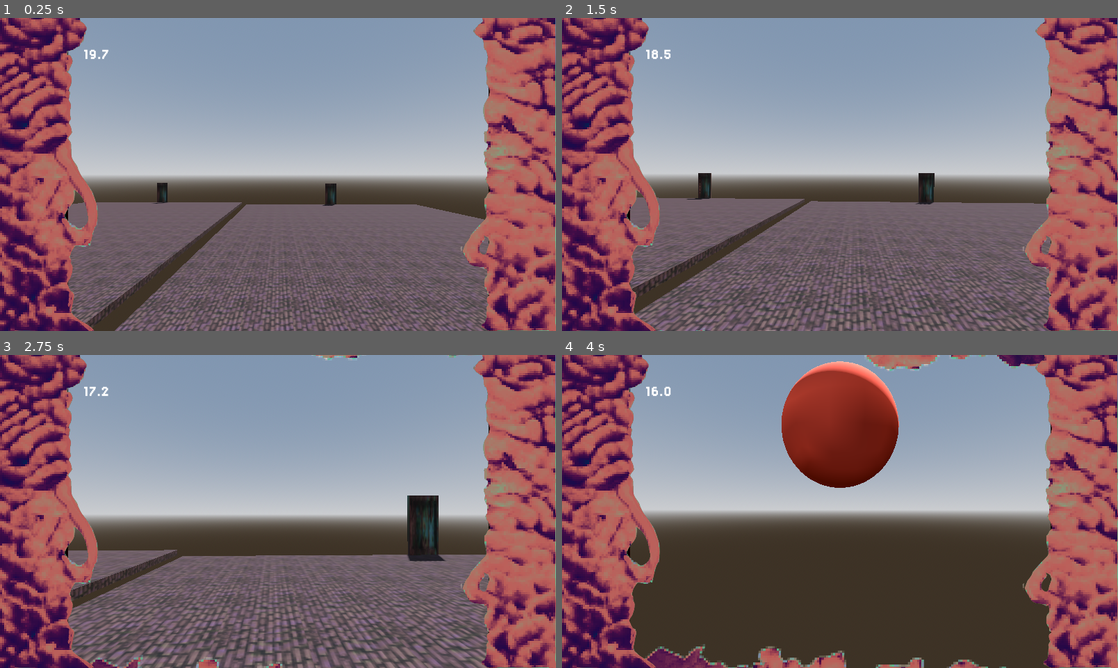
Above: before the commit, frames 1-4 (two rows, left to right).
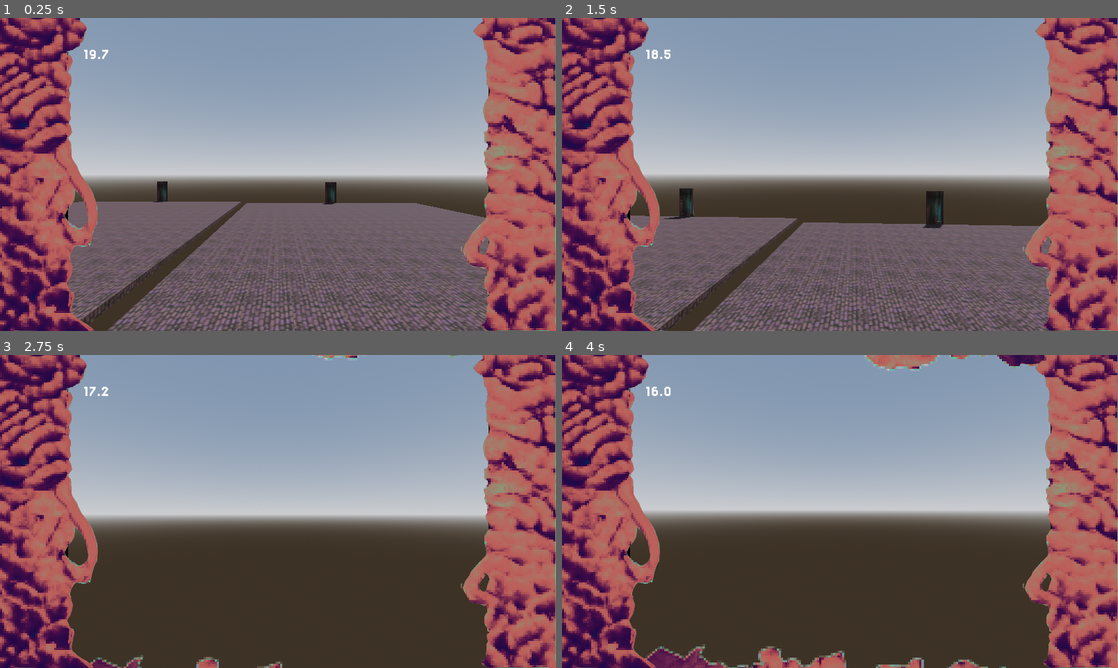
Above: after the commit, the same moments.

Repository: slop-inc/algebra-game-jam
Game: Godot game, scene res://scenes/enemy/enemy_room_test.tscn
Two runs of this game, one before a commit and one after it. Both use one fixed random seed, a clock stepped at 60 frames per second and the inputs below. This scene is started directly instead of the project's main scene.
Inputs (mouse positions are in pixels of both pictures, inside the frame that each line leads up to):
- Up to frame 1 (0.25 s): no input
- Up to frame 2 (1.5 s): tap Enter at 0.5 s; move the mouse to (867, 174) at 0.52 s; hold W (up_move) from 0.53 s (still down); tap Space (jump) at 0.6, 0.77, 1.07 s; click (867, 174) at 0.67 s; move the mouse to (812, 174) at 1.27 s; tap Shift (dash) at 1.35 s
- Up to frame 3 (2.75 s): keep holding W (up_move); tap Space (jump) at 1.52, 1.55, 1.82, 2.3 s; move the mouse to (289, 505) at 2.02 s; right-click (289, 505) at 2.1 s
- Up to frame 4 (4 s): keep holding W (up_move); move the mouse to (834, 517) at 2.77 s; click (834, 517) at 2.85 s; tap Space (jump) at 3.02, 3.05, 3.32, 3.77, 3.8 s; move the mouse to (878, 514) at 3.52 s; tap E (shoot) at 3.6 s

The runs differ from the first frame. In frame 1, 5.6% of the frame differs, in the area x 12-88%, y 52-100%; in frame 2, 13%; in frame 3, 26%, in the area x 12-88%, y 44-100%; in frame 4, 6.7%.

Commit message:
player movement new

Diff:
--- a/project.godot
+++ b/project.godot
@@ -92,6 +92,7 @@
 [physics]
 
 3d/physics_engine="Jolt Physics"
+3d/default_gravity=15.0
 
 [rendering]
 
--- a/scenes/player_movement_test/player.gd
+++ b/scenes/player_movement_test/player.gd
@@ -4,11 +4,11 @@
 
 # Movement vars
 var speed = 0.0
-var max_speed = 5.0
+var max_speed = 8.0
 var decel = 1
-var accel = 0.30
-
-var jump_velocity = 4.
+var accel = 0.40
+
+var jump_velocity = 8
 var velocity_on_jump
 var wall_jump_bool = false
 var wall_jump_time = 0
Not shown, added: assets/CUTSCENE2.png.import
Not shown, added: assets/CUTSCENE3.png.import
